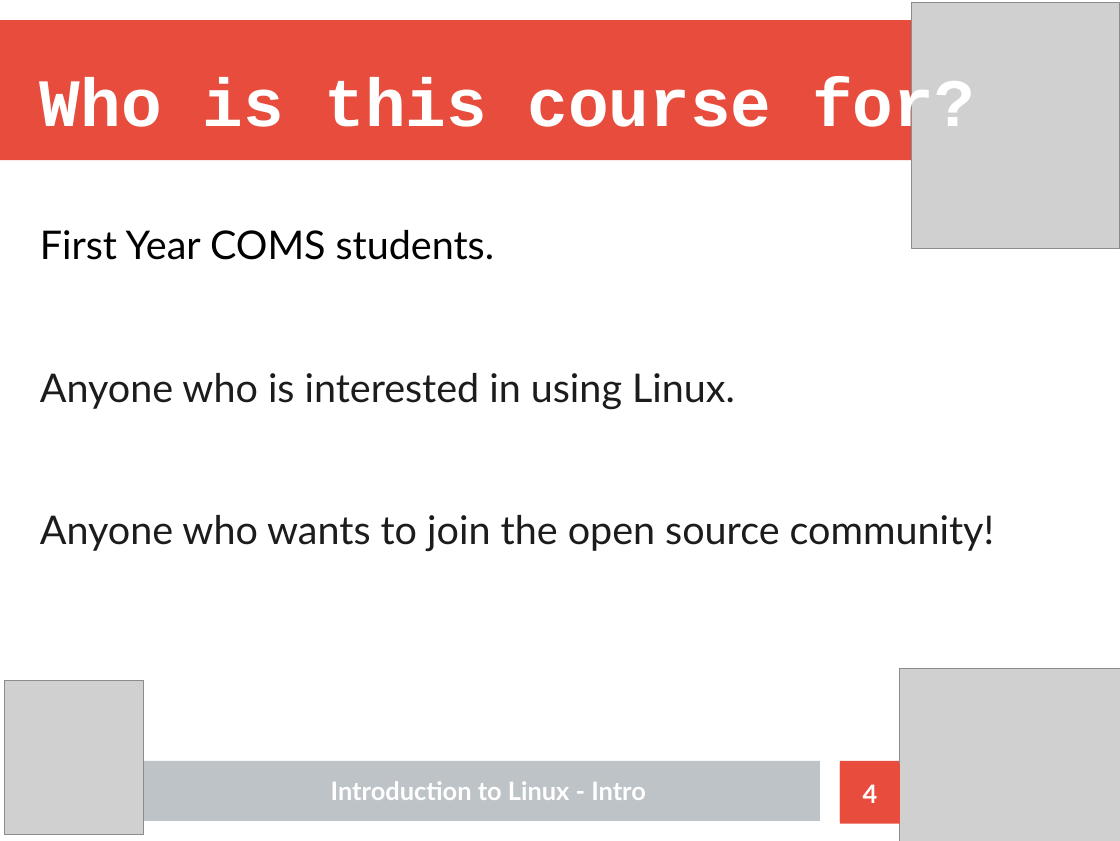
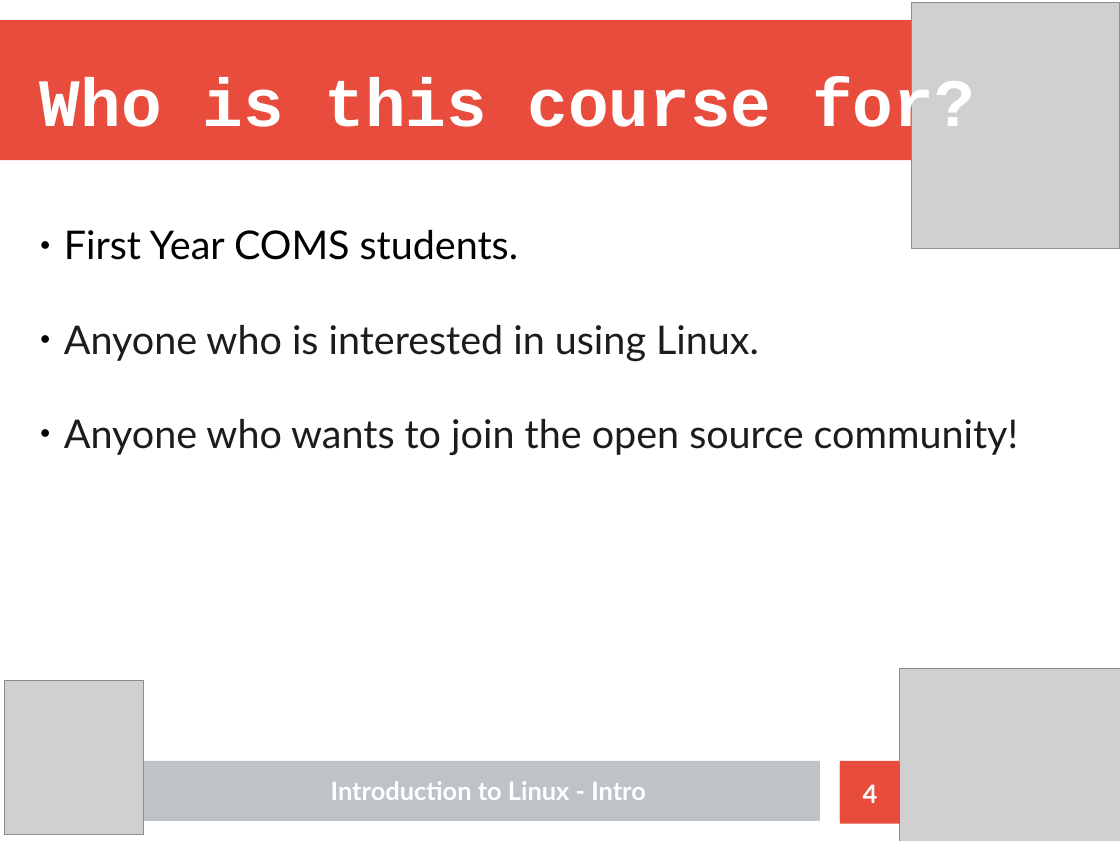
Before and after one commit to Nhlakanipho-Biyela/Intro_To_Linux_Course, a slide deck: slide 4 of Lecture_Slides/ITL_Lecture_1_Introduction_V2.odp. Drawn at 1120x841 pixels with LibreOffice and Linux fonts; fonts in the diff are those of the drawing; grey boxes stand for pictures. Boxes give left, top, right and bottom in pixels: in the first picture for what was removed or moved away, otherwise in the second. Text is boxed around its words. In the diff, an @@ line names an element or a change of style, - is before the commit and + after.

```diff
--- a/Lecture_Slides/ITL_Lecture_1_Introduction_V2.odp
+++ b/Lecture_Slides/ITL_Lecture_1_Introduction_V2.odp
@@ subtitle "First Year COMS students." at (x1=64, y1=230, x2=1018, y2=455): bullet none to ●; more space between paragraphs @@
```
Also in this commit, not shown: 9 other slides changed, 1 slide added, 1 other file.
